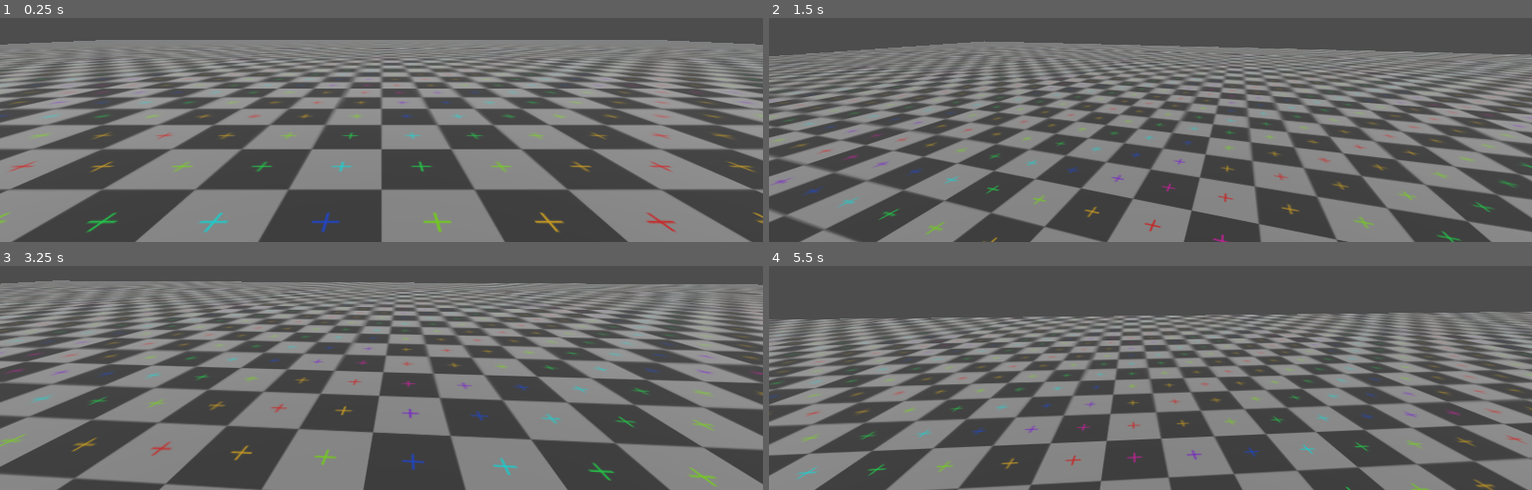
Above: before the commit, frames 1-4 (two rows, left to right).
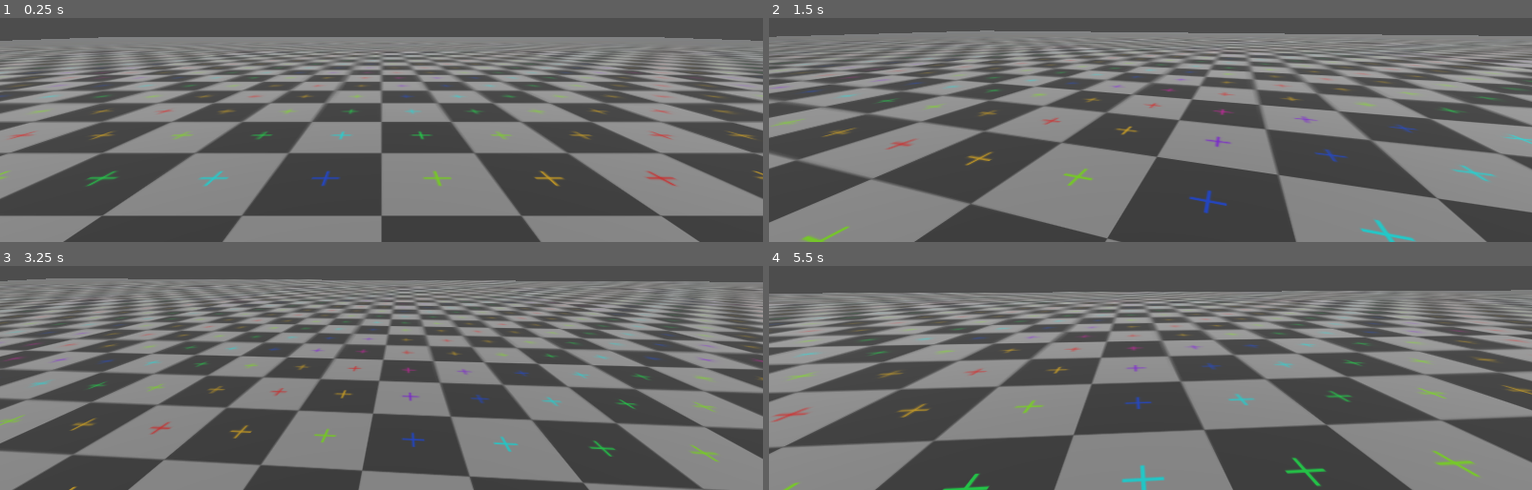
Above: after the commit, the same moments.

Repository: dairycultist/New-Hand-in-Mootown
Game: Godot game, scene res://world.tscn
Two runs of this game, one before a commit and one after it. Both use one fixed random seed, a clock stepped at 60 frames per second and the inputs below.
Inputs (mouse positions are in pixels of both pictures, inside the frame that each line leads up to):
- Up to frame 1 (0.25 s): no input
- Up to frame 2 (1.5 s): tap Enter (ui_accept) at 0.5, 0.77 s; move the mouse to (1188, 26) at 0.52 s; hold E (interact) 0.53-1.28 s; hold Up (ui_up) from 0.53 s (still down); move the mouse to (1112, 29) at 1.27 s; tap E (interact) at 1.35 s
- Up to frame 3 (3.25 s): keep holding Up (ui_up); tap Enter (ui_accept) at 1.52, 3.02 s; move the mouse to (396, 268) at 2.02 s; hold E (interact) 2.03-2.78 s; move the mouse to (373, 283) at 2.77 s; tap E (interact) at 2.85 s
- Up to frame 4 (5.5 s): keep holding Up (ui_up); move the mouse to (1203, 281) at 3.52 s; hold E (interact) 3.53-4.28 s; tap Enter (ui_accept) at 3.77, 4.52 s; move the mouse to (1089, 270) at 4.27 s; tap E (interact) at 4.35 s; move the mouse to (1158, 274) at 5.02 s; hold E (interact) from 5.03 s (still down)

The runs differ from the first frame. In frame 1, 48% of the frame differs, in the area x 0-100%, y 8-100%; in frame 2, 54%; in frame 3, 48%; in frame 4, 54%, in the area x 0-100%, y 10-100%.

Commit message:
Add a debris, mess with character controls

Diff:
--- a/player_controller.gd
+++ b/player_controller.gd
@@ -20,11 +20,11 @@
 		held.apply_central_force((hold_anchor.global_position - held.global_position) * 100)
 
 	# movement
-	var input_dir := Input.get_vector("ui_left", "ui_right", "ui_up", "ui_down")
+	var input_dir := Input.get_vector("walk_left", "walk_right", "walk_up", "walk_down")
 	var direction := (transform.basis * Vector3(input_dir.x, 0, input_dir.y)).normalized()
 
 	if (velocity.y > -max_fall_speed):
-		velocity += get_gravity() * delta
+		velocity += get_gravity() * 2.5 * delta
 
 	if Input.is_action_just_pressed("ui_accept") and is_on_floor():
 		velocity.y = jump_speed
@@ -41,21 +41,21 @@
 
 func _input(event):
 
+	if (event.is_action_pressed("interact")):
+
+		var ray_result = get_world_3d().direct_space_state.intersect_ray(
+			PhysicsRayQueryParameters3D.create(camera.global_position, hold_anchor.global_position)
+		)
+
+		if ray_result.has("collider") and ray_result.collider is RigidBody3D:
+			held = ray_result.collider
+			held.linear_damp = 10
+
 	if (event.is_action_released("interact")):
 
 		if held:
 			held.linear_damp = 0
-			held.gravity_scale = 1
 			held = null
-		else:
-			var ray_result = get_world_3d().direct_space_state.intersect_ray(
-				PhysicsRayQueryParameters3D.create(camera.global_position, hold_anchor.global_position)
-			)
-
-			if ray_result.has("collider") and ray_result.collider is RigidBody3D:
-				held = ray_result.collider
-				held.linear_damp = 10
-				held.gravity_scale = 0
 
 	if event.is_action_pressed("pause"):
 
--- a/project.godot
+++ b/project.godot
@@ -25,5 +25,30 @@
 interact={
 "deadzone": 0.2,
 "events": [Object(InputEventKey,"resource_local_to_scene":false,"resource_name":"","device":-1,"window_id":0,"alt_press …(192 unchanged characters)…
+, Object(InputEventMouseButton,"resource_local_to_scene":false,"resource_name":"","device":-1,"window_id":0,"alt_pressed":false,"shift_pressed":false,"ctrl_pressed":false,"meta_pressed":false,"button_mask":1,"position":Vector2(896, 17),"global_position":Vector2(915, 113),"factor":1.0,"button_index":1,"canceled":false,"pressed":true,"double_click":false,"script":null)
 ]
 }
+walk_up={
+"deadzone": 0.2,
+"events": [Object(InputEventKey,"resource_local_to_scene":false,"resource_name":"","device":-1,"window_id":0,"alt_pressed":false,"shift_pressed":false,"ctrl_pressed":false,"meta_pressed":false,"pressed":false,"keycode":0,"physical_keycode":87,"key_label":0,"unicode":119,"location":0,"echo":false,"script":null)
+, Object(InputEventKey,"resource_local_to_scene":false,"resource_name":"","device":-1,"window_id":0,"alt_pressed":false,"shift_pressed":false,"ctrl_pressed":false,"meta_pressed":false,"pressed":false,"keycode":0,"physical_keycode":4194320,"key_label":0,"unicode":0,"location":0,"echo":false,"script":null)
+]
+}
+walk_down={
+"deadzone": 0.2,
+"events": [Object(InputEventKey,"resource_local_to_scene":false,"resource_name":"","device":-1,"window_id":0,"alt_pressed":false,"shift_pressed":false,"ctrl_pressed":false,"meta_pressed":false,"pressed":false,"keycode":0,"physical_keycode":83,"key_label":0,"unicode":115,"location":0,"echo":false,"script":null)
+, Object(InputEventKey,"resource_local_to_scene":false,"resource_name":"","device":-1,"window_id":0,"alt_pressed":false,"shift_pressed":false,"ctrl_pressed":false,"meta_pressed":false,"pressed":false,"keycode":0,"physical_keycode":4194322,"key_label":0,"unicode":0,"location":0,"echo":false,"script":null)
+]
+}
+walk_left={
+"deadzone": 0.2,
+"events": [Object(InputEventKey,"resource_local_to_scene":false,"resource_name":"","device":-1,"window_id":0,"alt_pressed":false,"shift_pressed":false,"ctrl_pressed":false,"meta_pressed":false,"pressed":false,"keycode":0,"physical_keycode":65,"key_label":0,"unicode":97,"location":0,"echo":false,"script":null)
+, Object(InputEventKey,"resource_local_to_scene":false,"resource_name":"","device":-1,"window_id":0,"alt_pressed":false,"shift_pressed":false,"ctrl_pressed":false,"meta_pressed":false,"pressed":false,"keycode":0,"physical_keycode":4194319,"key_label":0,"unicode":0,"location":0,"echo":false,"script":null)
+]
+}
+walk_right={
+"deadzone": 0.2,
+"events": [Object(InputEventKey,"resource_local_to_scene":false,"resource_name":"","device":-1,"window_id":0,"alt_pressed":false,"shift_pressed":false,"ctrl_pressed":false,"meta_pressed":false,"pressed":false,"keycode":0,"physical_keycode":68,"key_label":0,"unicode":100,"location":0,"echo":false,"script":null)
+, Object(InputEventKey,"resource_local_to_scene":false,"resource_name":"","device":-1,"window_id":0,"alt_pressed":false,"shift_pressed":false,"ctrl_pressed":false,"meta_pressed":false,"pressed":false,"keycode":0,"physical_keycode":4194321,"key_label":0,"unicode":0,"location":0,"echo":false,"script":null)
+]
+}
--- a/world.tscn
+++ b/world.tscn
@@ -17,6 +17,13 @@
 metallic_specular = 0.0
 
 [sub_resource type="WorldBoundaryShape3D" id="WorldBoundaryShape3D_fj7yv"]
+
+[sub_resource type="StandardMaterial3D" id="StandardMaterial3D_tlwt5"]
+albedo_color = Color(1, 0.282353, 0.431373, 1)
+
+[sub_resource type="CapsuleMesh" id="CapsuleMesh_aqk2v"]
+
+[sub_resource type="CapsuleShape3D" id="CapsuleShape3D_036b0"]
 
 [node name="World" type="Node3D"]
 
@@ -53,3 +60,14 @@
 [node name="ChipSpawner" type="Node3D" parent="."]
 transform = Transform3D(1, 0, 0, 0, 1, 0, 0, 0, 1, 5, 0, 0)
 script = ExtResource("3_tlwt5")
+
+[node name="Debris" type="RigidBody3D" parent="."]
+transform = Transform3D(0.518057, -0.623255, -0.585808, 0.855346, 0.377486, 0.354806, 0, -0.684878, 0.728658, 0.106877, 2.62143, 9.53575)
+mass = 10.0
+
+[node name="MeshInstance3D" type="MeshInstance3D" parent="Debris"]
+material_override = SubResource("StandardMaterial3D_tlwt5")
+mesh = SubResource("CapsuleMesh_aqk2v")
+
+[node name="CollisionShape3D" type="CollisionShape3D" parent="Debris"]
+shape = SubResource("CapsuleShape3D_036b0")
Not shown: 1 places in world.tscn that only renumber resources
